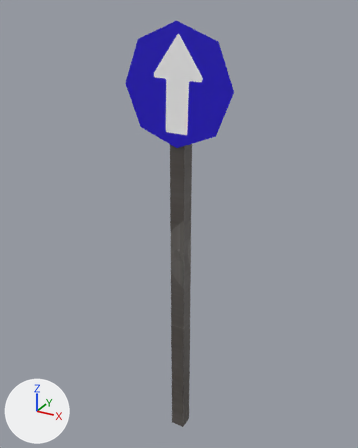
Renders of the FBX model Assets/Environment/Prefabs/LuigiObjects/ObjetosDaRua/PlacasDeTransito/PlacaFrente/PlacaFrente.fbx from each side of a commit.
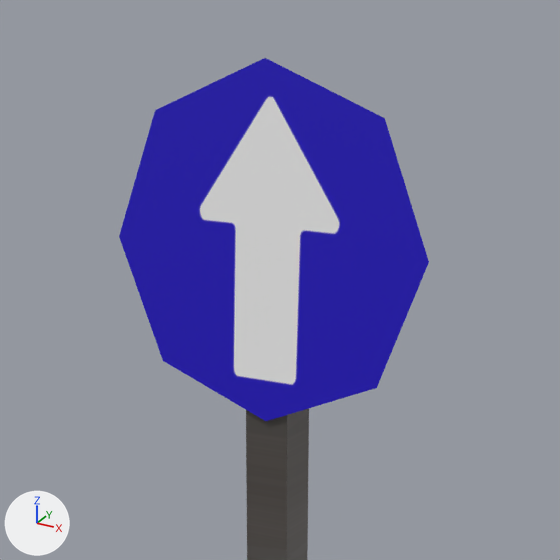
Each version appears first whole from a camera (50 mm lens) standing at (-5.74, -2.84, 3.26) and looking at (-7.34, 0.07, 1.8), and next in a close-up on the part from 23% to 78% of the width and 0% to 44% of the height. The axes (+X, +Y, +Z) are drawn at lower left. The lights are the same throughout. Where no turn or scale is listed for an object, it has been applied to the vertices.

Objects in the first close-up: 'Placa3'.
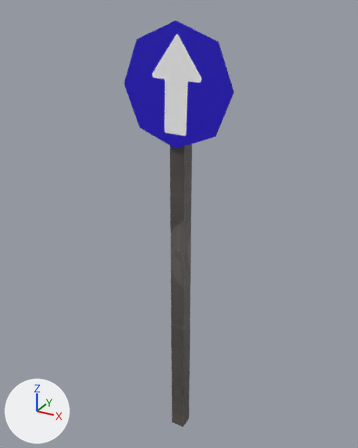
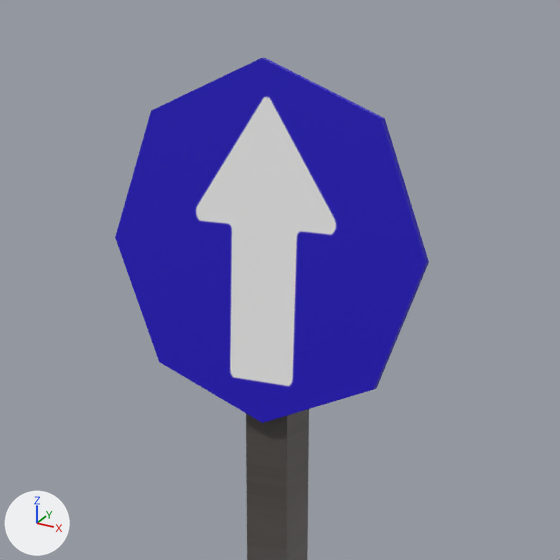
The newer file is also turned or shifted as a whole; pictures and numbers use the older file's frame.

What differs and where, as boxes (x1, y1, x2, y2) in the close-ups (560 x 560 px):
'Placa3', reshaped: before (119, 58, 429, 560); after (115, 58, 429, 560)
part 1 of me_placa3, built on: before (119, 58, 429, 421); after (115, 58, 429, 423)

Diff of the bpy script that builds the scene:
```diff
--- a/Assets/Environment/Prefabs/LuigiObjects/ObjetosDaRua/PlacasDeTransito/PlacaFrente/PlacaFrente.fbx.py
+++ b/Assets/Environment/Prefabs/LuigiObjects/ObjetosDaRua/PlacasDeTransito/PlacaFrente/PlacaFrente.fbx.py
@@ me_placa3 @@
 # used by ob_placa3; location = (-7.284, -0.007, 1.561)
-me_placa3.from_pydata(...)  # 17 vertices, 10 faces; spans x -0.38..0.39, y -0.06..0.06, z -1.56..1.62
+me_placa3.from_pydata(...)  # 26 vertices, 22 faces; spans x -0.38..0.39, y -0.07..0.06, z -1.56..1.62
+# me_placa3 part 1
+# 4 faces are deleted
+# 9 vertices are added at x -0.38..0.39, y -0.07, z 0.84..1.62
+# 16 new faces join them, mat_placa2 (picture img_placa_base_color_png)
 me_placa3.materials.append(mat_poste)
```
